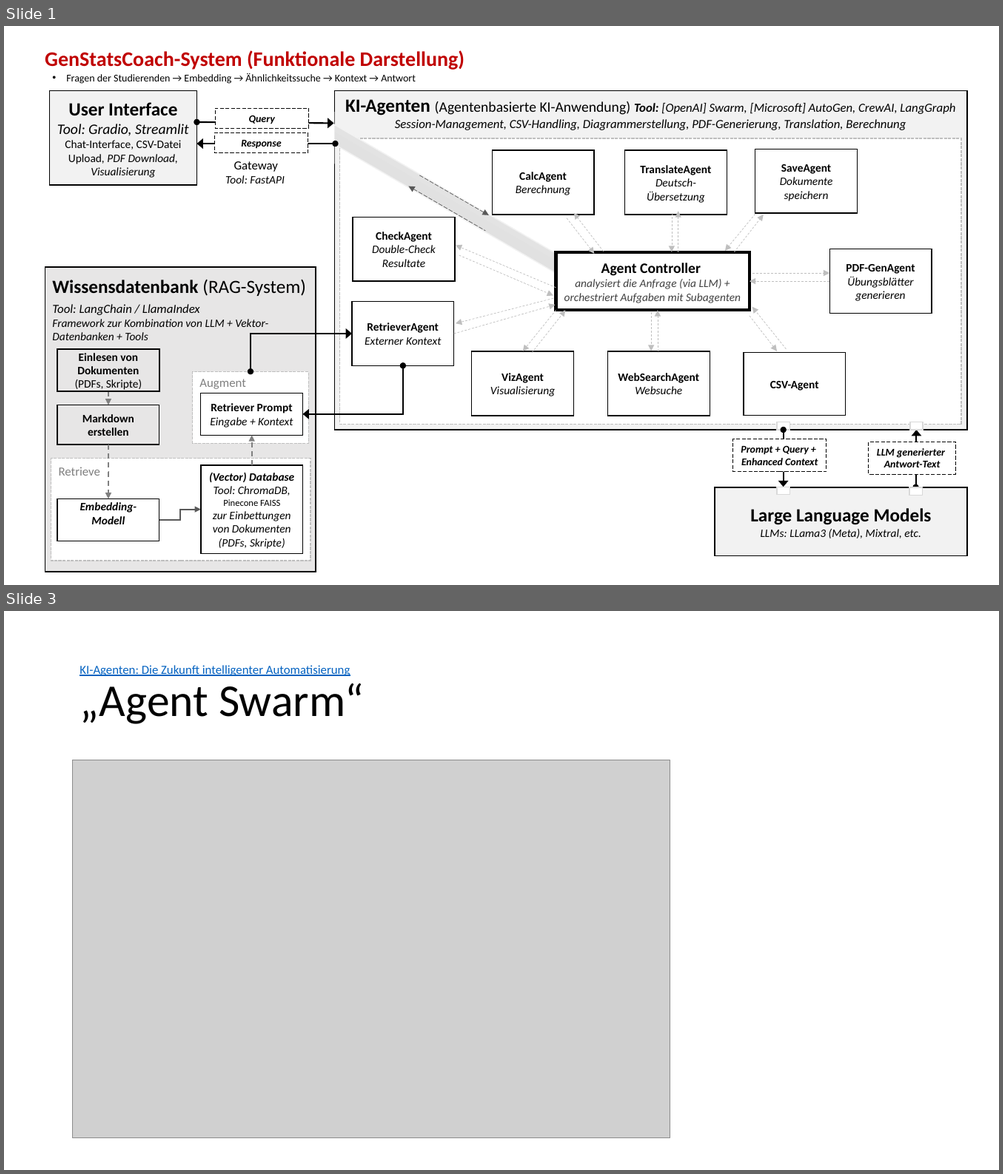
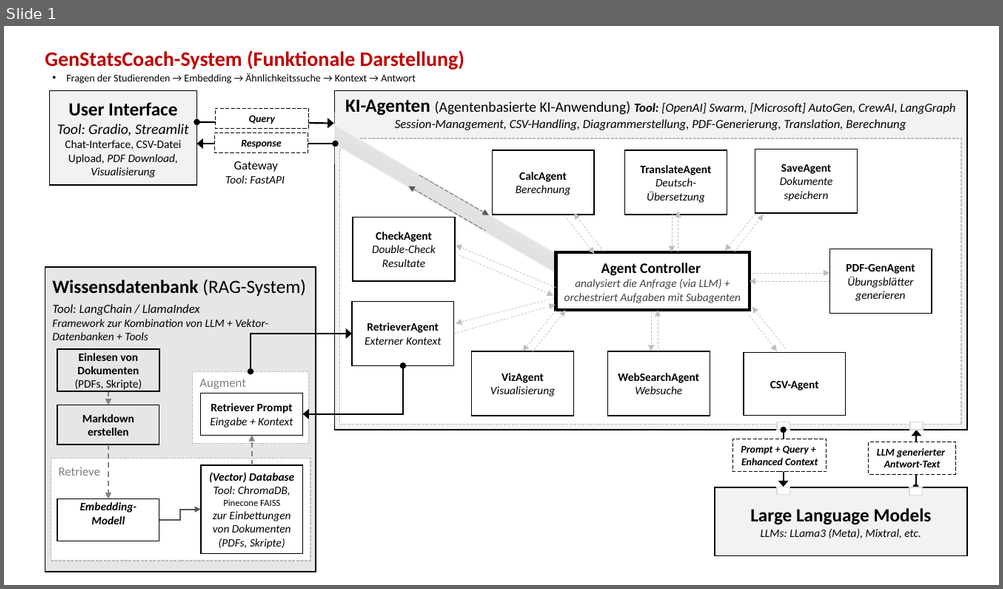
Before and after one commit to paedeweber/test, a slide deck: test.pptx. Shown one above the other, each under a label of ours: slides 1 and 3 before the commit, slide 1 after it; the slides between them are not shown. The pictures are 1003x1174 and 1003x589 pixels, drawn with LibreOffice and Linux fonts; fonts in the diff are those of the drawing; grey boxes stand for pictures. Boxes give left, top, right and bottom in pixels: in the first picture for what was removed or moved away, otherwise in the second. Text is boxed around its words. In the diff, an @@ line names an element or a change of style, - is before the commit and + after.

```diff
--- a/test.pptx
+++ b/test.pptx
@@ slide 3 removed at [4, 611, 999, 1170], background #FFFFFF @@
@@ title removed at [79, 665, 364, 724] @@
-KI-Agenten: Die Zukunft intelligenter Automatisierung
-„Agent Swarm“
@@ picture removed at [73, 760, 670, 1139] @@
```
Also in this commit, not shown: 6 other slides removed.
